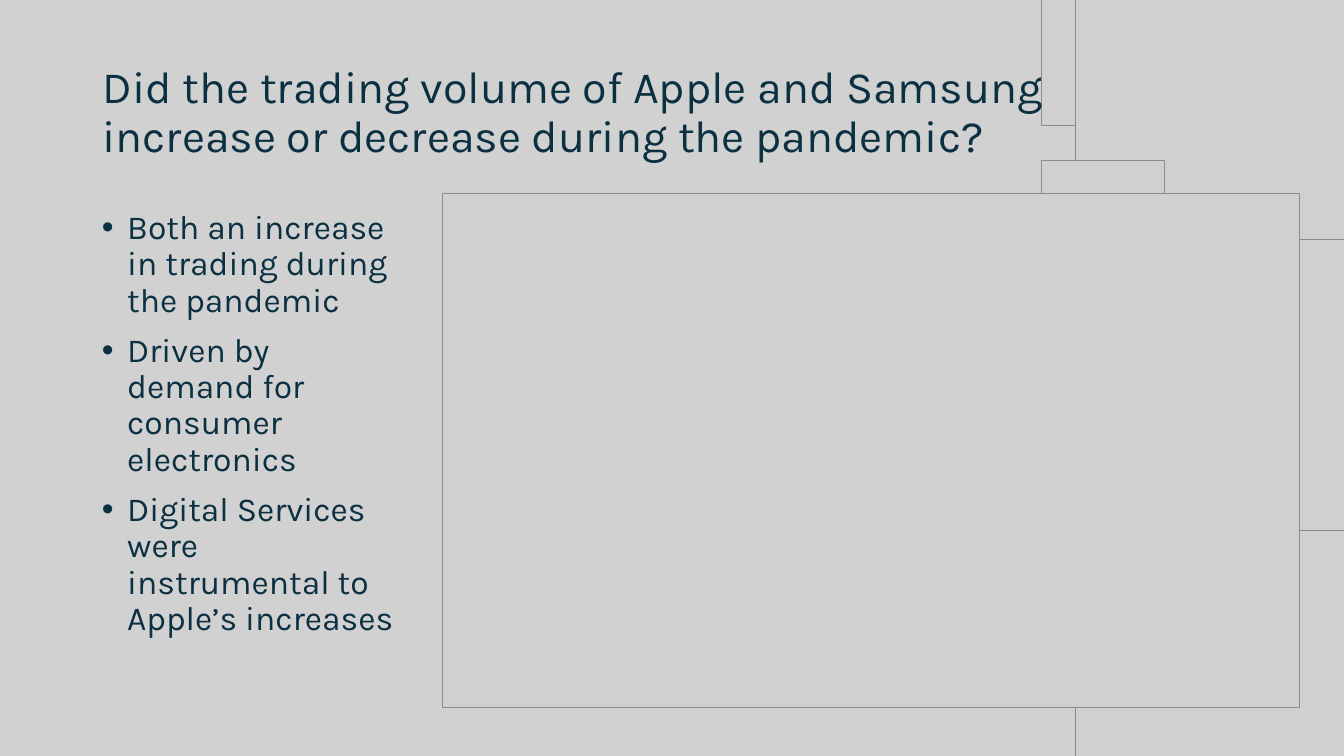
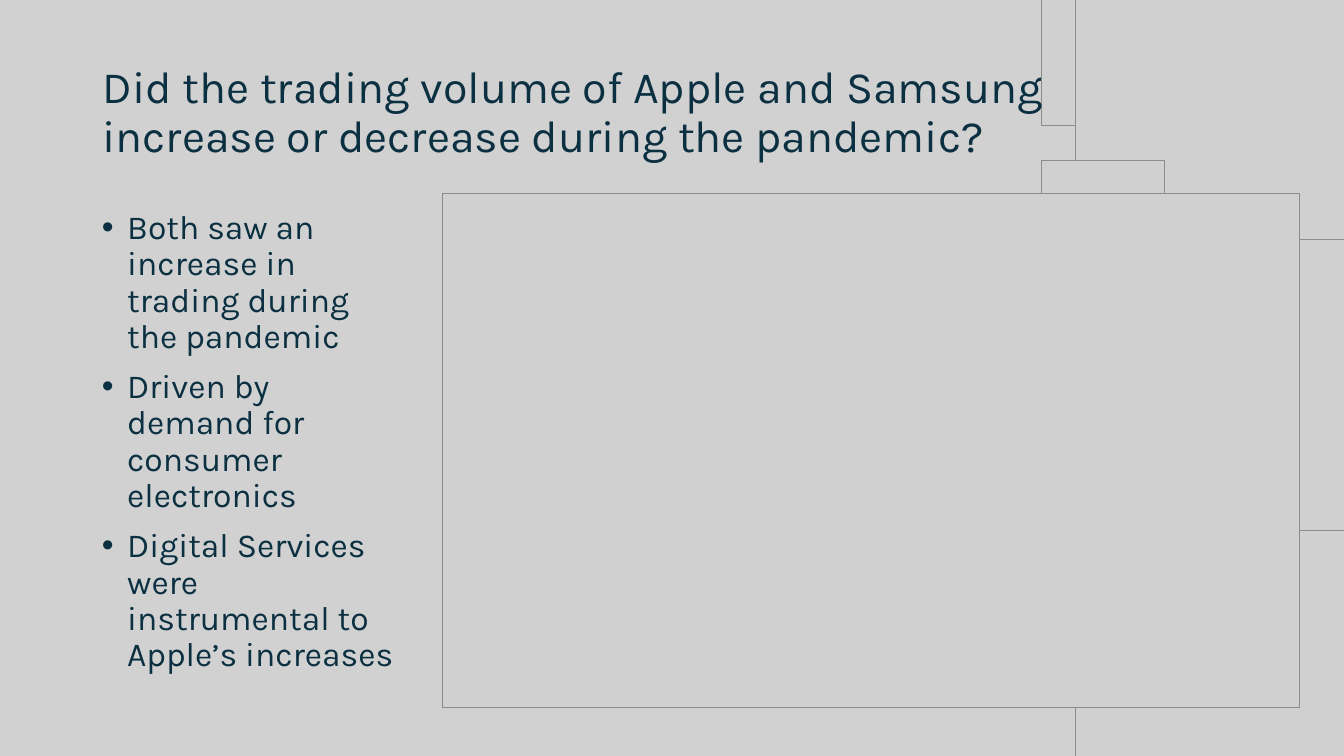
Before and after one commit to Jeniquef/stock-Analysis_t2, a slide deck: slide 9 of Apple, Samsung, and COVID.pptx. Drawn at 1344x756 pixels with LibreOffice and Linux fonts; fonts in the diff are those of the drawing; grey boxes stand for pictures. Boxes give left, top, right and bottom in pixels: in the first picture for what was removed or moved away, otherwise in the second. Text is boxed around its words. In the diff, an @@ line names an element or a change of style, - is before the commit and + after.

```diff
--- a/Apple, Samsung, and COVID.pptx
+++ b/Apple, Samsung, and COVID.pptx
@@ text at [127, 216, 350, 356]: text changed @@
-• Both an increase in trading during the pandemic
+• Both saw an increase in trading during the pandemic
```
Also in this commit, not shown: 2 other slides changed, 1 other file.
